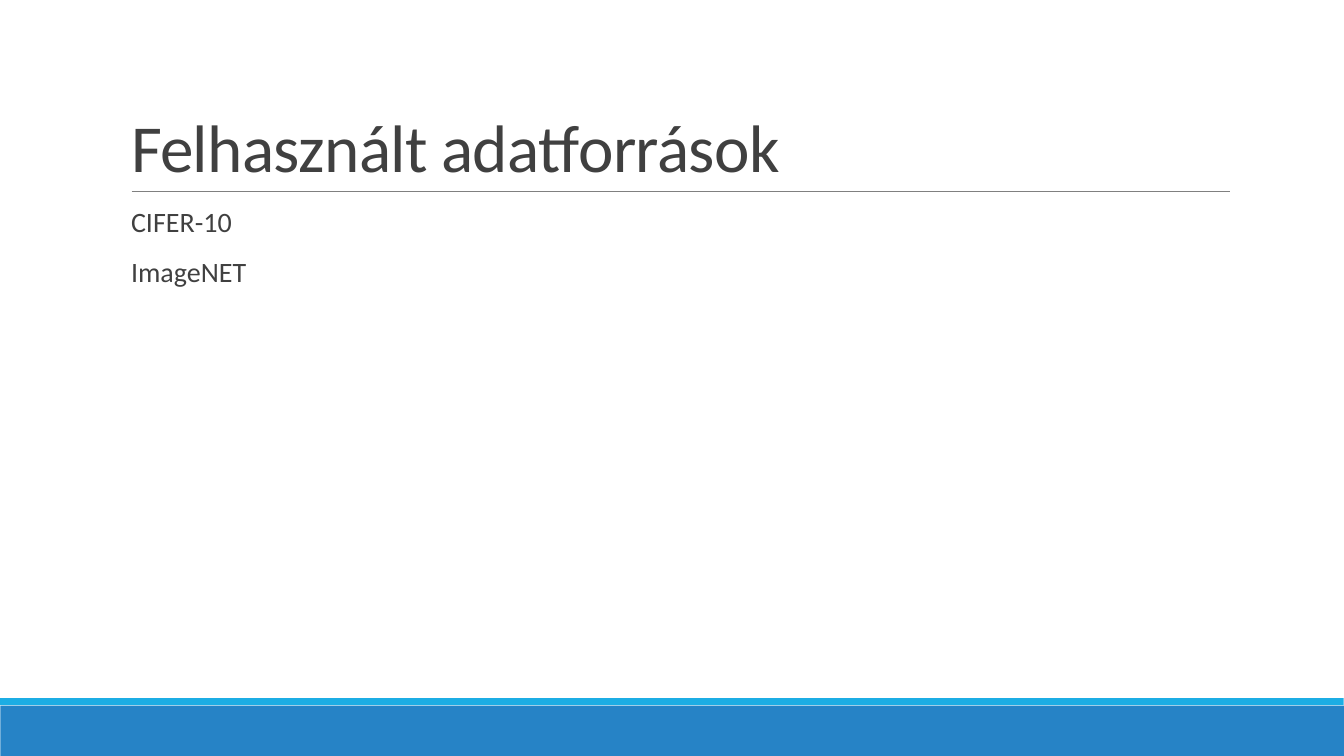
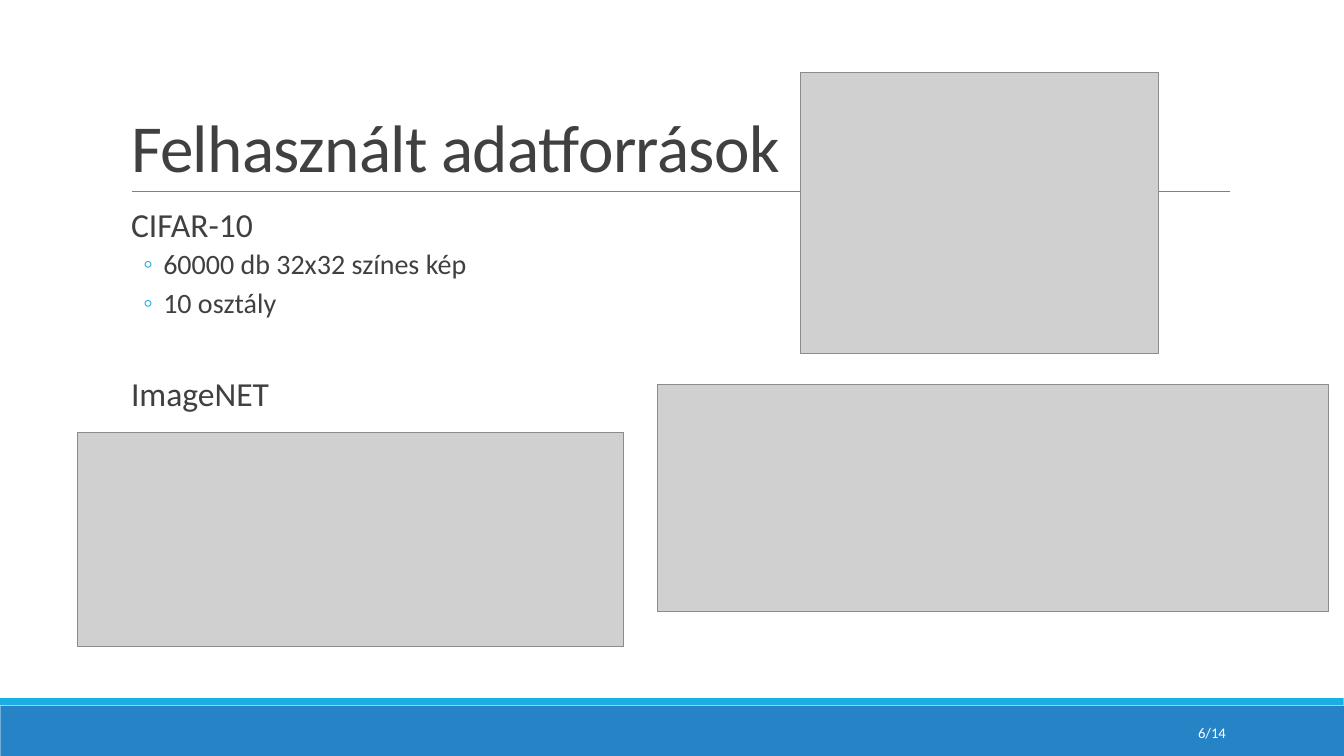
Before and after one commit to koojozsef/AI-project-for-university, a slide deck: slide 6 of doc/Presentation.pptx (slide 5 before the commit). Drawn at 1344x756 pixels with LibreOffice and Linux fonts; fonts in the diff are those of the drawing; grey boxes stand for pictures. Boxes give left, top, right and bottom in pixels: in the first picture for what was removed or moved away, otherwise in the second. Text is boxed around its words. In the diff, an @@ line names an element or a change of style, - is before the commit and + after.

```diff
--- a/doc/Presentation.pptx
+++ b/doc/Presentation.pptx
@@ picture added at [801, 73, 1159, 353] @@
@@ text at [131, 215, 467, 318]: text changed @@
-  CIFER-10
+  CIFAR-10
+  ◦ 60000 db 32x32 színes kép
+  ◦ 10 osztály
@@ text at [131, 384, 269, 412]: size 20 to 24 pt in "ImageNET" @@
@@ picture added at [657, 384, 1328, 611] @@
@@ picture added at [77, 433, 623, 647] @@
@@ page number added at [1198, 728, 1226, 739], 10.5 pt, text #FFFFFF @@
+6/14
```
Also in this commit, not shown: 7 other slides changed, 6 slides added, 2 slides removed, 2 other files.
